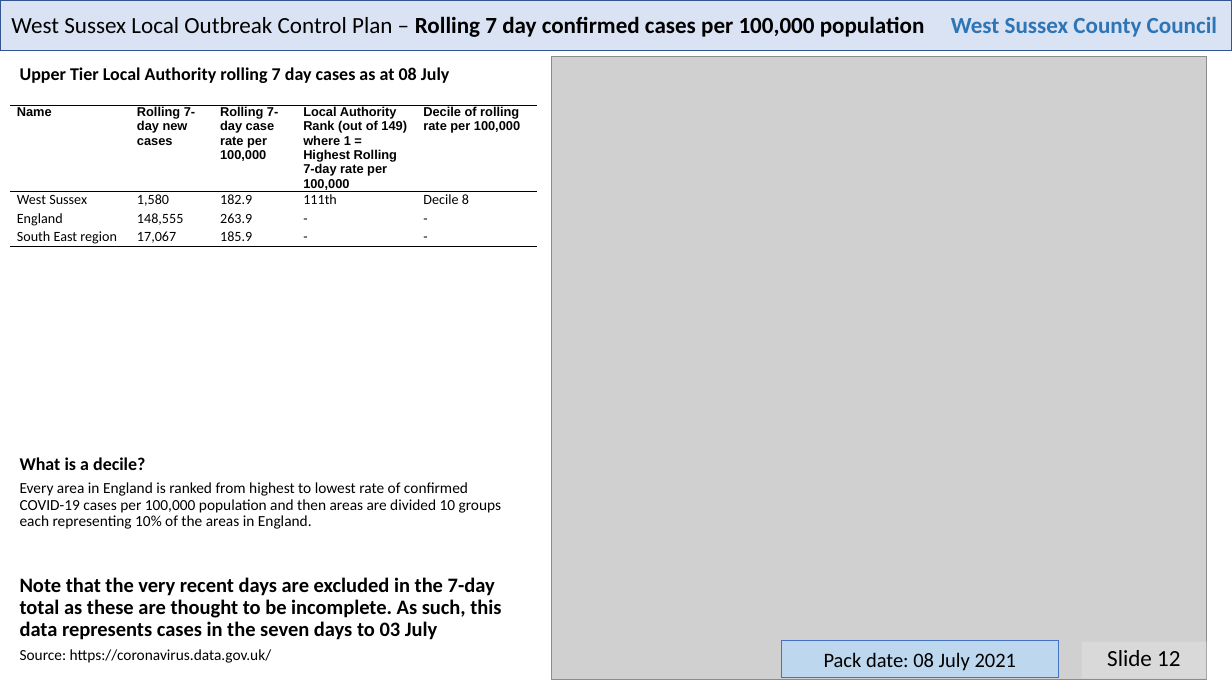
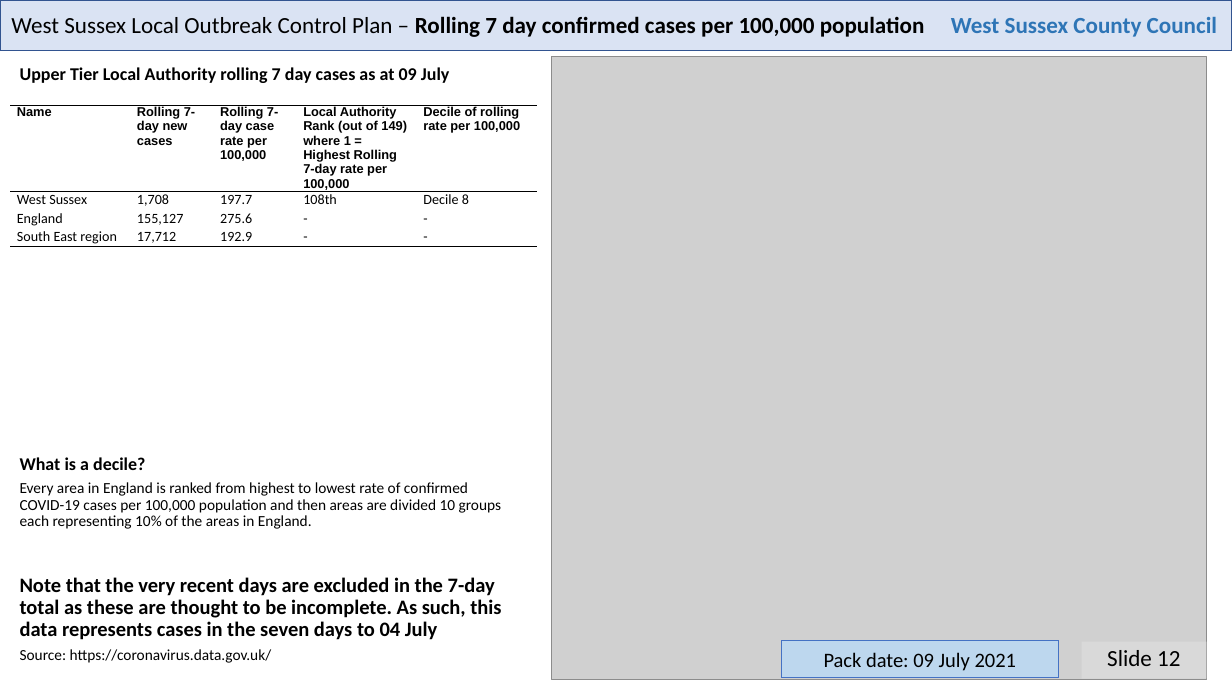
Before and after one commit to psychty/wsx_covid_datapack_public, a slide deck: slide 12 of Latest_West_Sussex_C19_slide_deck.pptx. Drawn at 1232x693 pixels with LibreOffice and Linux fonts; fonts in the diff are those of the drawing; grey boxes stand for pictures. Boxes give left, top, right and bottom in pixels: in the first picture for what was removed or moved away, otherwise in the second. Text is boxed around its words. In the diff, an @@ line names an element or a change of style, - is before the commit and + after.

Commit message:
july 9

```diff
--- a/Latest_West_Sussex_C19_slide_deck.pptx
+++ b/Latest_West_Sussex_C19_slide_deck.pptx
@@ text at (20,67,450,83): text changed @@
-Upper Tier Local Authority rolling 7 day cases as at 08 July
+Upper Tier Local Authority rolling 7 day cases as at 09 July
@@ table at (10,105,537,361) @@
-row 2: West Sussex | 1,580 | 182.9 | 111th | Decile 8
+row 2: West Sussex | 1,708 | 197.7 | 108th | Decile 8
-row 3, column 2: 148,555
+row 3, column 2: 155,127
-row 3, column 3: 263.9
+row 3, column 3: 275.6
-row 4, column 2: 17,067
+row 4, column 2: 17,712
-row 4, column 3: 185.9
+row 4, column 3: 192.9
@@ text at (20,577,501,640): text changed @@
-Note that the very recent days are excluded in the 7-day total as these are thought to be incomplete. As such, this data represents cases in the seven days to 03 July
+Note that the very recent days are excluded in the 7-day total as these are thought to be incomplete. As such, this data represents cases in the seven days to 04 July
@@ text in rectangle at (824,652,1016,671): text changed @@
-Pack date: 08 July 2021
+Pack date: 09 July 2021
```
Also in this commit, not shown: 21 other slides changed, 59 other files.
